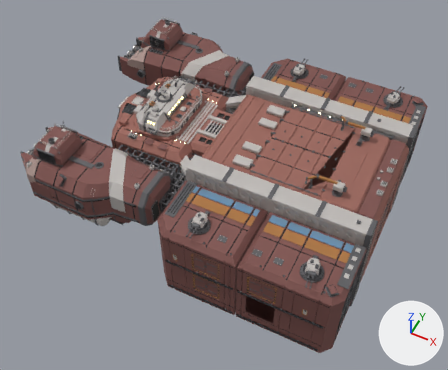
Renders of the Blender file art-source/company-prologue/colossus-geometry/colossus-geometry.blend from each side of a commit.
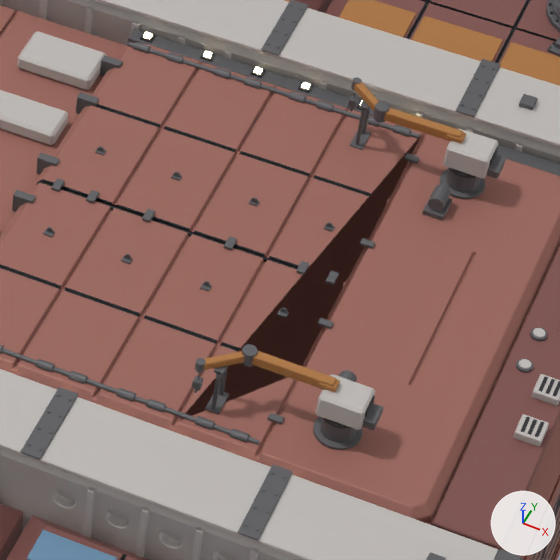
Old and new are each drawn whole from a 50 mm camera at (110.0, -254.0, 281.0) aimed at (-12.0, -12.0, -22.0) and again close up on the part from 59% to 86% of the width and 26% to 60% of the height. The lights are fixed; the arrows at lower right show +X, +Y and +Z. The older version's two pictures come first.

In view in the first close-up: 'Cargo port fore module', 'Cargo port fore module orange panel band', 'Hull central cargo hold', 'Hull forward coaming band', 'Hull hold aft coaming knees', 'Hull hold hatch cover', 'Hull port hatch side coaming', 'Hull port longeron', 'Hull port longeron top flange', 'Hull starboard longeron', 'Hull starboard longeron splice plates', 'Hull starboard longeron top flange' and 50 more.
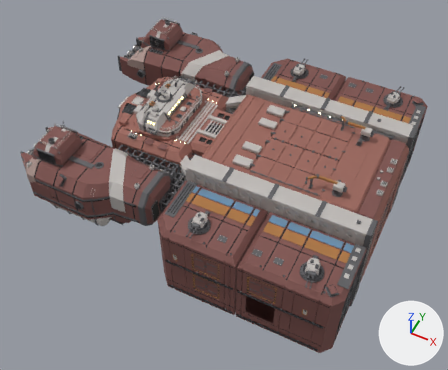
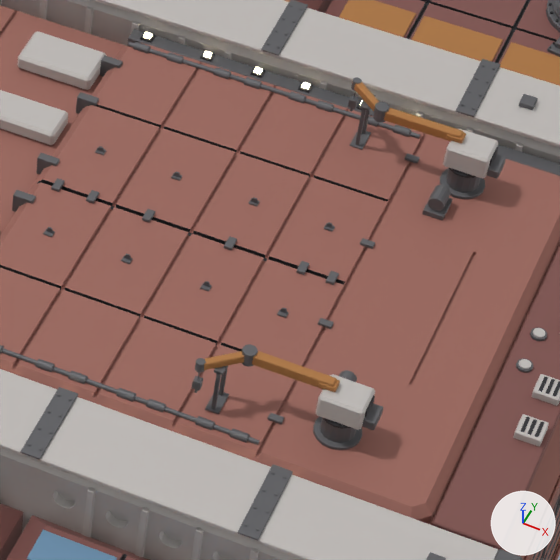
Where the change shows, as pixel boxes (x1, y1, x2, y2) in the close-ups (560 x 560 px):
'Hull hold hatch cover', modifiers changed
    both: (0, 43, 560, 523)

The edits, one by one:
Object 'Hull hold hatch cover' (ob_hull_hold_hatch_cover) loses its BEVEL modifier named 'Plate edge chamfer'.
Modifier setting removed (it was width = 0.12).
Modifier setting removed (it was width_pct = 0.12).
